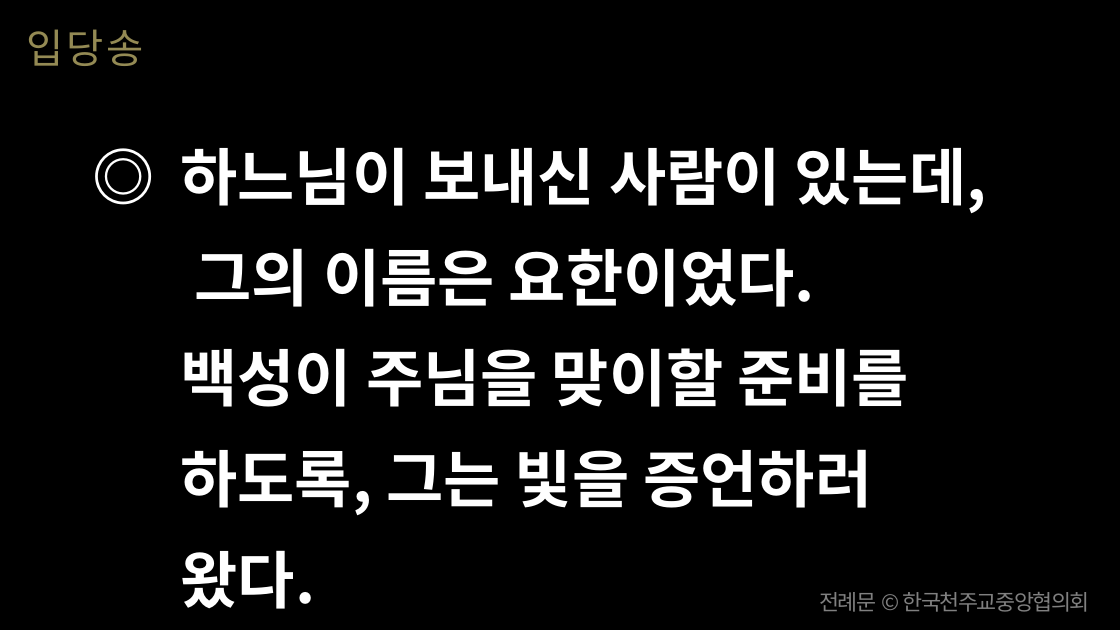
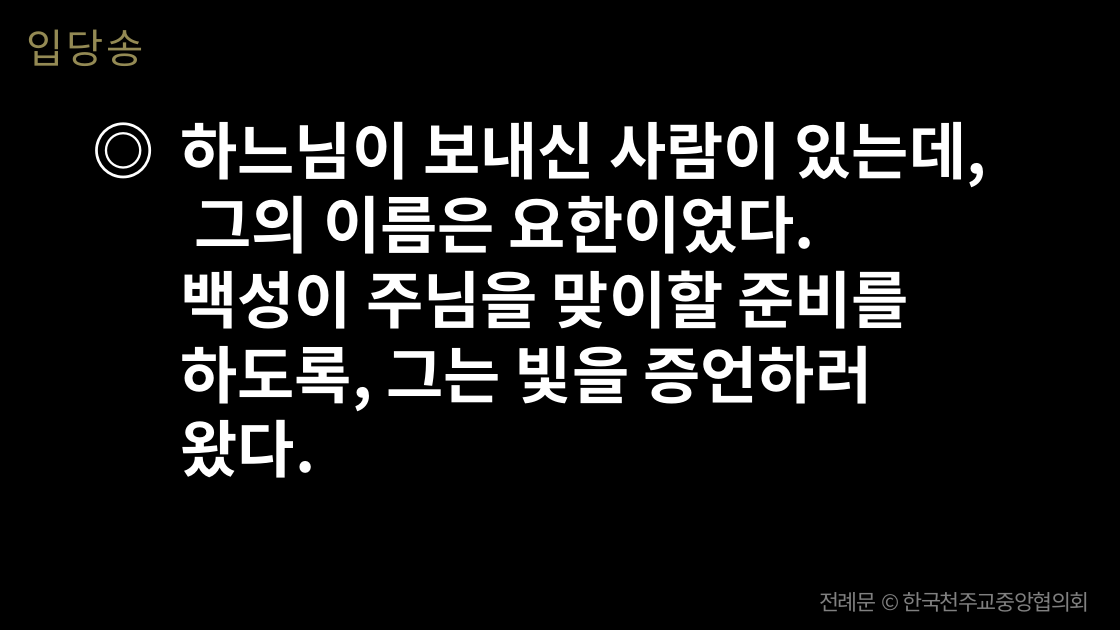
Before and after one commit to scottpark/missa_ppt, a slide deck: slide 10 of output/20260624/20260624_성 요한 세례자 탄생 대축일.pptx. Drawn at 1120x630 pixels with LibreOffice and Linux fonts; fonts in the diff are those of the drawing. Boxes give left, top, right and bottom in pixels: in the first picture for what was removed or moved away, otherwise in the second. Text is boxed around its words. In the diff, an @@ line names an element or a change of style, - is before the commit and + after.

```diff
--- a/output/20260624/20260624_성 요한 세례자 탄생 대축일.pptx
+++ b/output/20260624/20260624_성 요한 세례자 탄생 대축일.pptx
@@ text "◎ 하느님이 보내신 사람이 있는데, ..." at (181, 121, 987, 478): line spacing 1.35 to 1 @@
```
Also in this commit, not shown: 6 other slides changed, 52 other files.
